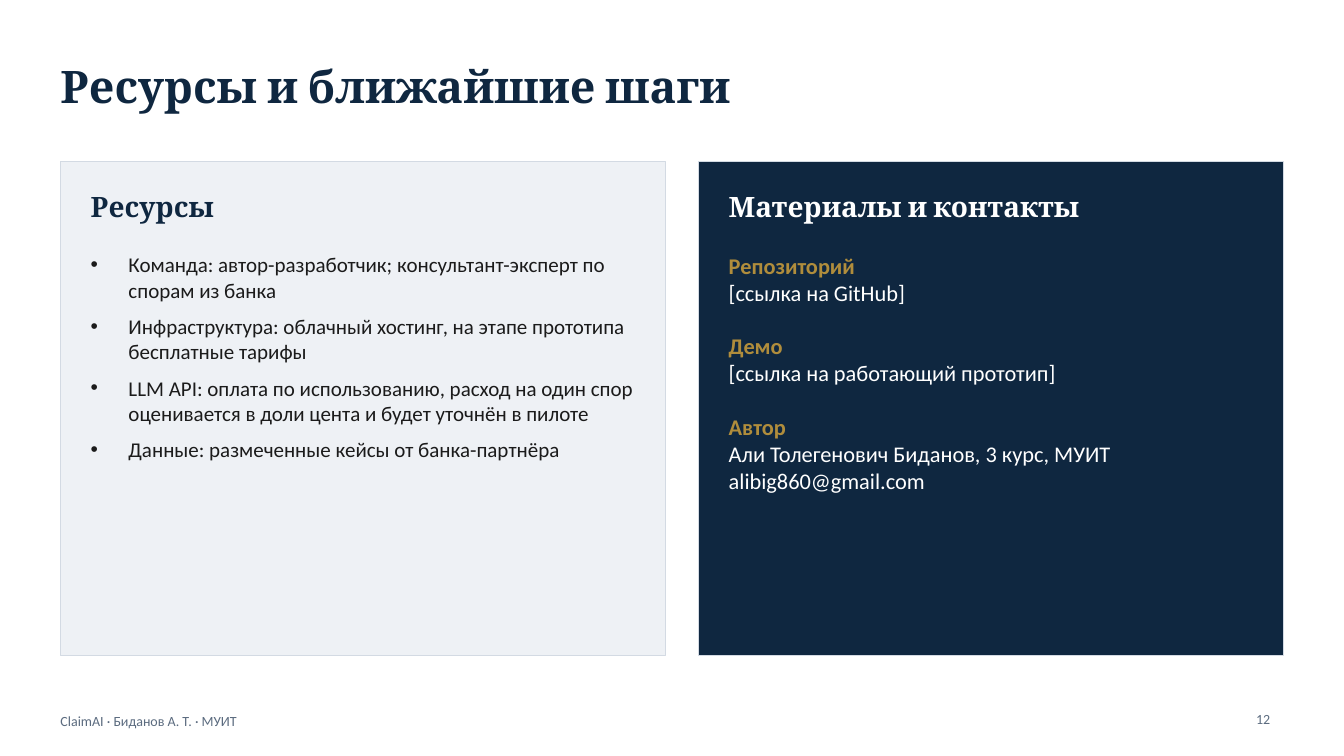
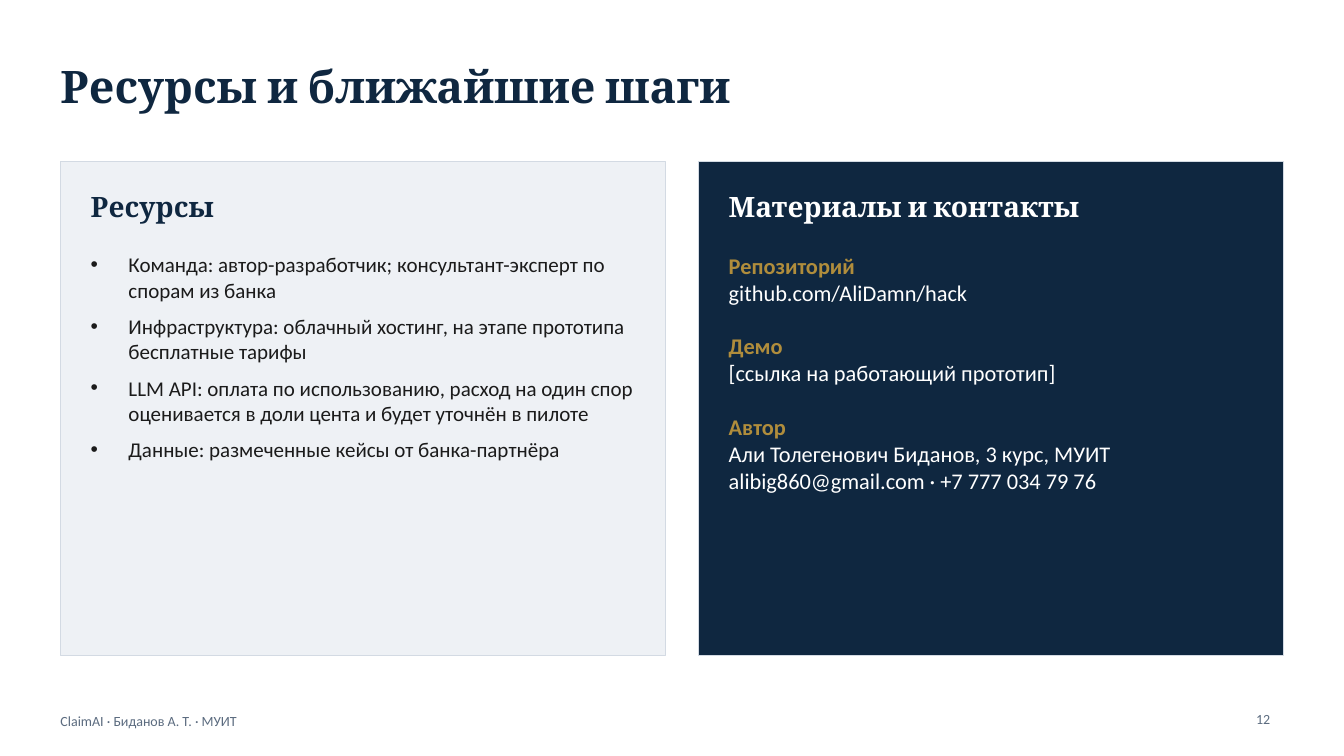
Before and after one commit to AliDamn/hack, a slide deck: slide 12 of competition/ClaimAI_pitch-deck.pptx. Drawn at 1344x756 pixels with LibreOffice and Linux fonts; fonts in the diff are those of the drawing. Boxes give left, top, right and bottom in pixels: in the first picture for what was removed or moved away, otherwise in the second. Text is boxed around its words. In the diff, an @@ line names an element or a change of style, - is before the commit and + after.

```diff
--- a/competition/ClaimAI_pitch-deck.pptx
+++ b/competition/ClaimAI_pitch-deck.pptx
@@ text at <box>729,285,967,305</box>: text changed @@
-[ссылка на GitHub]
+github.com/AliDamn/hack
@@ text at <box>729,473,1096,493</box>: text changed @@
-alibig860@gmail.com
+alibig860@gmail.com · +7 777 034 79 76
```
Also in this commit, not shown: 1 other slide changed, 9 other files.
